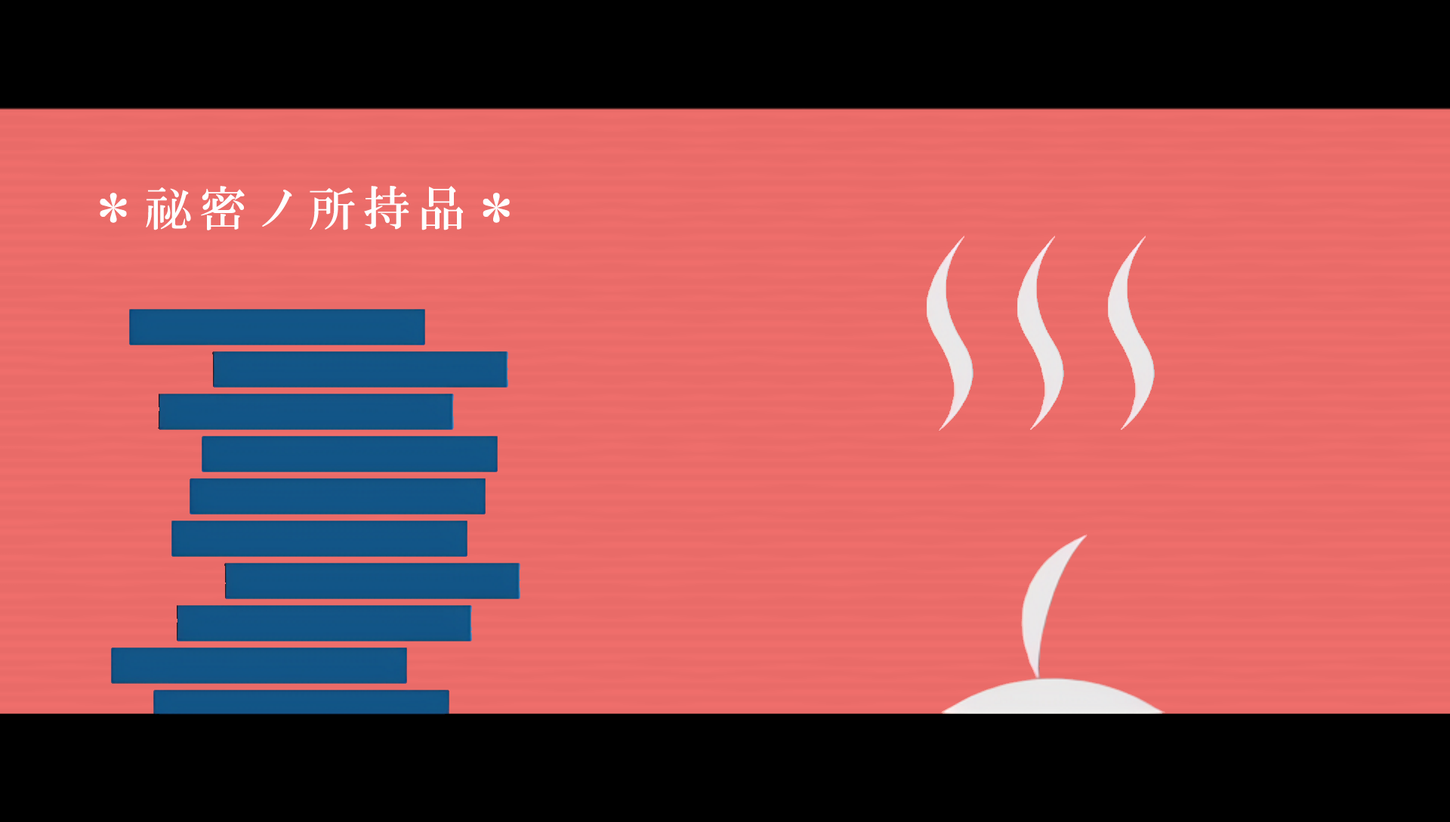
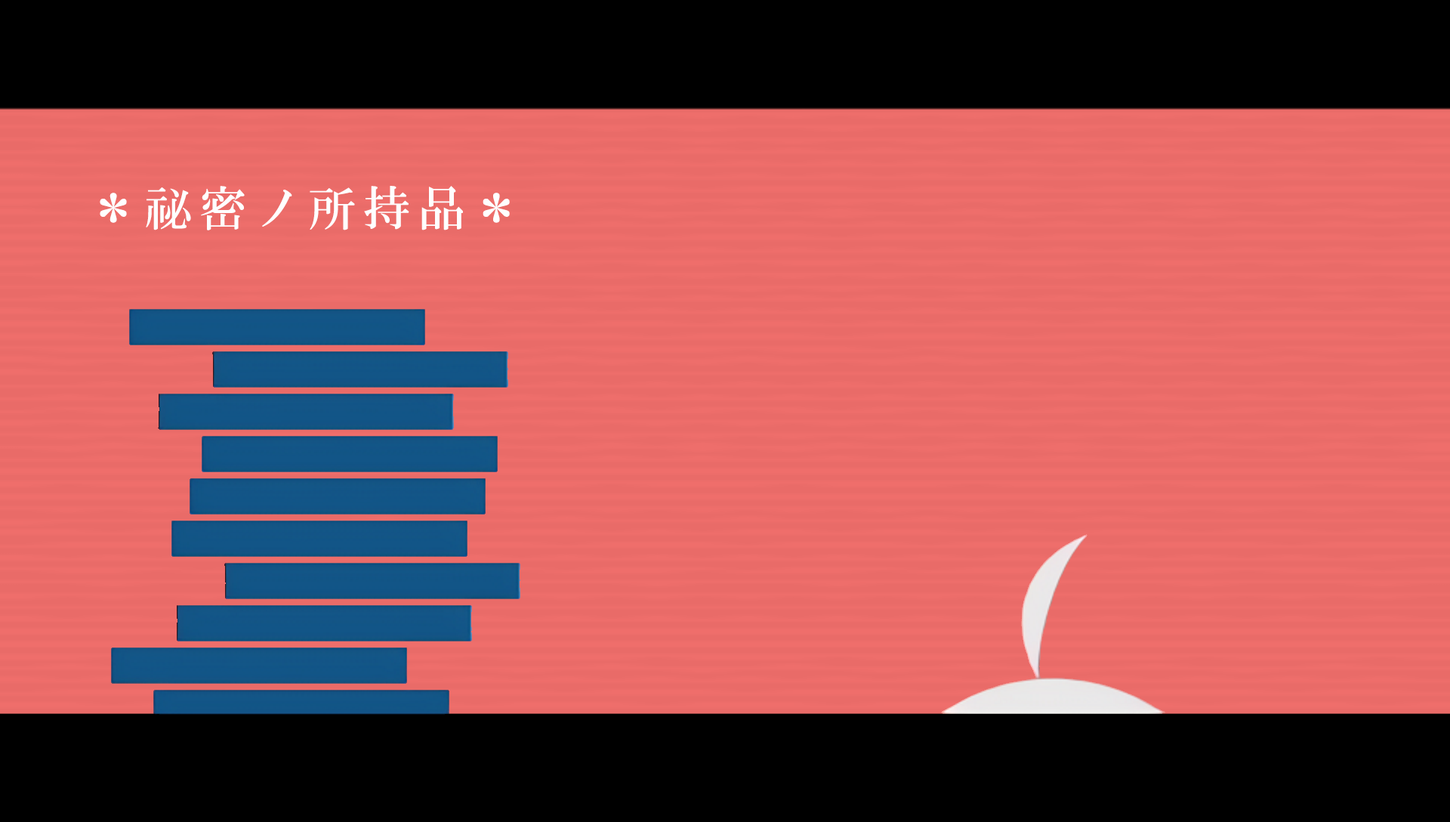
Layered file, before and after one edit (1450×822). Changes by layer:
painted on "Untitled" over [926, 235, 1155, 431]
